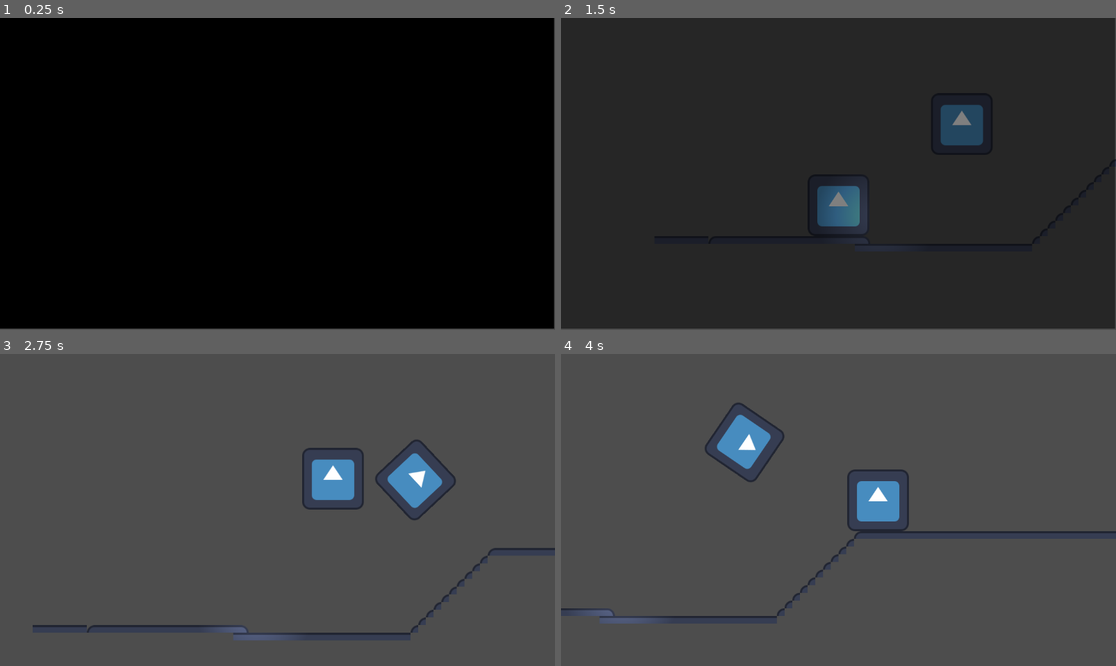
Above: before the commit, frames 1-4 (two rows, left to right).
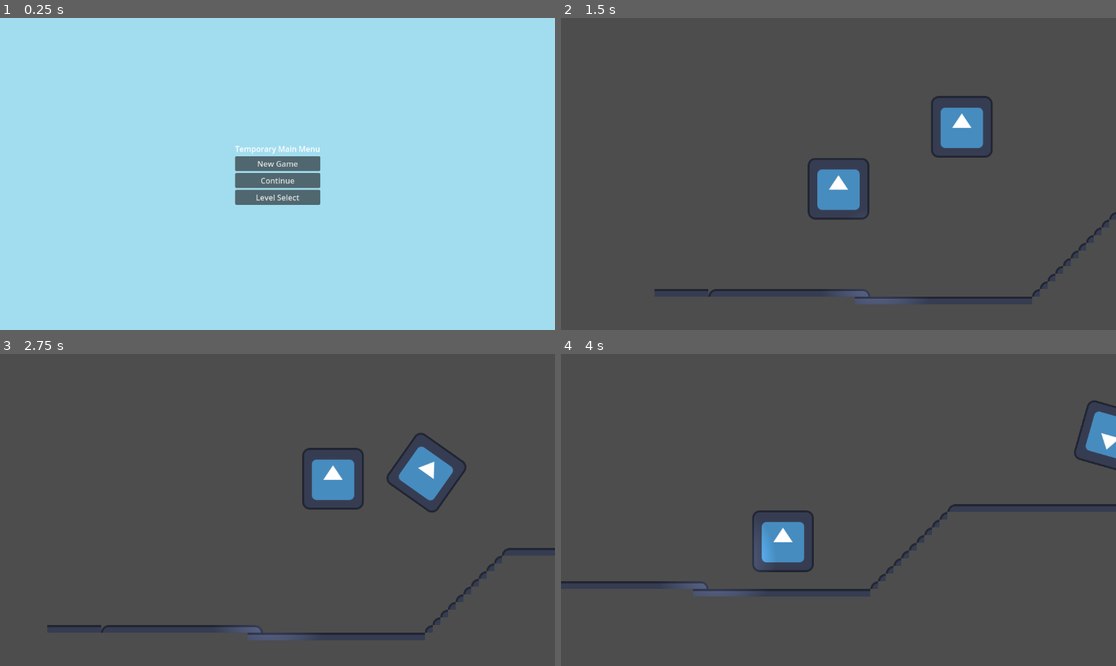
Above: after the commit, the same moments.

Repository: dustngroh/CapstoneProject
Game: Godot game, scene res://scenes/main/MainMenu.tscn
Two runs of this game, one before a commit and one after it. Both use one fixed random seed, a clock stepped at 60 frames per second and the inputs below. Before the commit the project starts from res://scenes/main/Game.tscn. The engine's default icon, where the game draws it, is replaced by a stand-in: a white triangle on a blue panel in a dark square.
Inputs (mouse positions are in pixels of both pictures, inside the frame that each line leads up to):
- Up to frame 1 (0.25 s): no input
- Up to frame 2 (1.5 s): click (838, 195) at 0.5 s, where only the run after the commit has a clickable "Level Select"; click (838, 164) at 1.25 s, where only the run after the commit has a clickable "New Game"
- Up to frame 3 (2.75 s): hold Right (walk_right) from 2.03 s (still down); tap Space (jump) at 2.27 s
- Up to frame 4 (4 s): tap Space (jump) at 3.02 s; release Right (walk_right) at 3.53 s; hold Left (walk_left) from 3.53 s (still down)

The runs differ from the first frame. In frame 1, 100% of the frame differs, in the area x 0-100%, y 0-100%; in frame 2, 98%; in frame 3, 1.8%; in frame 4, 6.9%.

Commit message:
Add main menu and results screen

Diff:
--- a/run-game/project.godot
+++ b/run-game/project.godot
@@ -11,7 +11,7 @@
 [application]
 
 config/name="Run Game"
-run/main_scene="res://scenes/main/Game.tscn"
+run/main_scene="res://scenes/main/MainMenu.tscn"
 config/features=PackedStringArray("4.3", "Forward Plus")
 config/icon="res://assets/icon.svg"
 
--- /dev/null
+++ b/run-game/scenes/common/ResultsScreen.tscn
@@ -0,0 +1,49 @@
+[gd_scene load_steps=2 format=3 uid="uid://dhikxsmxr43ju"]
+
+[ext_resource type="Script" path="res://scenes/common/results_screen.gd" id="1_1sxm1"]
+
+[node name="ResultsScreen" type="CanvasLayer"]
+script = ExtResource("1_1sxm1")
+
+[node name="Label" type="Label" parent="."]
+anchors_preset = 5
+anchor_left = 0.5
+anchor_right = 0.5
+offset_left = -62.0
+offset_top = 50.0
+offset_right = 62.0
+offset_bottom = 73.0
+grow_horizontal = 2
+text = "Level Complete!"
+
+[node name="NextLevelButton" type="Button" parent="."]
+anchors_preset = 8
+anchor_left = 0.5
+anchor_top = 0.5
+anchor_right = 0.5
+anchor_bottom = 0.5
+offset_left = -45.0
+offset_top = -15.5
+offset_right = 45.0
+offset_bottom = 15.5
+grow_horizontal = 2
+grow_vertical = 2
+text = "Next Level"
+
+[node name="MainMenuButton" type="Button" parent="."]
+anchors_preset = 8
+anchor_left = 0.5
+anchor_top = 0.5
+anchor_right = 0.5
+anchor_bottom = 0.5
+offset_left = -48.0
+offset_top = 34.5
+offset_right = 48.0
+offset_bottom = 65.5
+grow_horizontal = 2
+grow_vertical = 2
+text = "Main Menu
+"
+
+[connection signal="pressed" from="NextLevelButton" to="." method="_on_next_level_button_pressed"]
+[connection signal="pressed" from="MainMenuButton" to="." method="_on_main_menu_button_pressed"]
--- /dev/null
+++ b/run-game/scenes/common/results_screen.gd
@@ -0,0 +1,23 @@
+extends CanvasLayer
+
+var next_level
+
+# Called when the node enters the scene tree for the first time.
+func _ready() -> void:
+	self.visible = false
+
+
+# Called every frame. 'delta' is the elapsed time since the previous frame.
+func _process(delta: float) -> void:
+	pass
+
+func show_results(level):
+	next_level = level
+	self.visible = true
+
+func _on_next_level_button_pressed() -> void:
+	get_tree().change_scene_to_file(next_level)
+
+
+func _on_main_menu_button_pressed() -> void:
+	get_tree().change_scene_to_file("res://scenes/main/MainMenu.tscn")
--- /dev/null
+++ b/run-game/scenes/levels/test_levels/tile_map_layer.gd
@@ -0,0 +1,15 @@
+extends TileMapLayer
+
+
+# Called when the node enters the scene tree for the first time.
+func _ready() -> void:
+	pass # Replace with function body.
+
+
+# Called every frame. 'delta' is the elapsed time since the previous frame.
+func _process(delta: float) -> void:
+	pass
+
+
+func _on_win_zone_win() -> void:
+	$ResultsScreen.show_results("res://scenes/levels/test_levels/test_level.tscn")
--- a/run-game/scenes/levels/test_levels/tile_map_layer.tscn
+++ b/run-game/scenes/levels/test_levels/tile_map_layer.tscn
@@ -1,7 +1,9 @@
-[gd_scene load_steps=10 format=4 uid="uid://dc5myi4yc45i8"]
+[gd_scene load_steps=12 format=4 uid="uid://dc5myi4yc45i8"]
 
 [ext_resource type="Texture2D" uid="uid://c1080on1m3e5n" path="res://assets/icon.svg" id="1_dpelm"]
+[ext_resource type="Script" path="res://scenes/levels/test_levels/tile_map_layer.gd" id="2_hvhc2"]
 [ext_resource type="PackedScene" uid="uid://bh68ke5pd617u" path="res://entities/characters/player/character_body_2d.tscn" id="2_r2vip"]
+[ext_resource type="PackedScene" uid="uid://dhikxsmxr43ju" path="res://scenes/common/ResultsScreen.tscn" id="3_p1uea"]
 [ext_resource type="PackedScene" uid="uid://b83jnvp62cq81" path="res://entities/obstacles/dummy_ball.tscn" id="3_qdgnk"]
 [ext_resource type="Script" path="res://scenes/levels/test_levels/label.gd" id="4_xayh8"]
 [ext_resource type="PackedScene" uid="uid://c7dcnp2hndaih" path="res://scenes/common/win_zone.tscn" id="5_lxsac"]
@@ -90,6 +92,9 @@
 [node name="TestMap" type="TileMapLayer"]
 tile_map_data = PackedByteArray("AAAJAB0AAAADAAAAAAAKAB0AAAADAAAAAAALAB0AAAADAAAAAAAMAB0AAAADAAAAAAANAB0AAAADAAAAAAAOAB …(2080 unchanged characters)…
 tile_set = SubResource("TileSet_ejwer")
+script = ExtResource("2_hvhc2")
+
+[node name="ResultsScreen" parent="." instance=ExtResource("3_p1uea")]
 
 [node name="CharacterBody2D" parent="." instance=ExtResource("2_r2vip")]
 position = Vector2(398, 225)
@@ -112,4 +117,5 @@
 shadow_enabled = true
 texture = ExtResource("6_4g2ta")
 
+[connection signal="win" from="WinZone" to="." method="_on_win_zone_win"]
 [connection signal="win" from="WinZone" to="Label" method="_on_win_zone_win"]
--- /dev/null
+++ b/run-game/scenes/main/MainMenu.tscn
@@ -0,0 +1,56 @@
+[gd_scene load_steps=2 format=3 uid="uid://dlxl0dsaj7hws"]
+
+[ext_resource type="Script" path="res://scenes/main/main_menu.gd" id="1_otjms"]
+
+[node name="MainMenu" type="Control"]
+layout_mode = 3
+anchors_preset = 15
+anchor_right = 1.0
+anchor_bottom = 1.0
+grow_horizontal = 2
+grow_vertical = 2
+script = ExtResource("1_otjms")
+
+[node name="ColorRect" type="ColorRect" parent="."]
+layout_mode = 1
+anchors_preset = 15
+anchor_right = 1.0
+anchor_bottom = 1.0
+grow_horizontal = 2
+grow_vertical = 2
+color = Color(0.635228, 0.864985, 0.937127, 1)
+
+[node name="VBoxContainer" type="VBoxContainer" parent="."]
+layout_mode = 1
+anchors_preset = 8
+anchor_left = 0.5
+anchor_top = 0.5
+anchor_right = 0.5
+anchor_bottom = 0.5
+offset_left = -88.5
+offset_top = -64.0
+offset_right = 88.5
+offset_bottom = 64.0
+grow_horizontal = 2
+grow_vertical = 2
+
+[node name="MainMenuLabel" type="Label" parent="VBoxContainer"]
+layout_mode = 2
+text = "Temporary Main Menu"
+horizontal_alignment = 1
+
+[node name="NewGameButton" type="Button" parent="VBoxContainer"]
+layout_mode = 2
+text = "New Game"
+
+[node name="ContinueButton" type="Button" parent="VBoxContainer"]
+layout_mode = 2
+text = "Continue"
+
+[node name="LevelSelectButton" type="Button" parent="VBoxContainer"]
+layout_mode = 2
+text = "Level Select"
+
+[connection signal="pressed" from="VBoxContainer/NewGameButton" to="." method="_on_new_game_button_pressed"]
+[connection signal="pressed" from="VBoxContainer/ContinueButton" to="." method="_on_continue_button_pressed"]
+[connection signal="pressed" from="VBoxContainer/LevelSelectButton" to="." method="_on_level_select_button_pressed"]
--- /dev/null
+++ b/run-game/scenes/main/main_menu.gd
@@ -0,0 +1,23 @@
+extends Control
+
+
+# Called when the node enters the scene tree for the first time.
+func _ready() -> void:
+	pass # Replace with function body.
+
+
+# Called every frame. 'delta' is the elapsed time since the previous frame.
+func _process(delta: float) -> void:
+	pass
+
+
+func _on_new_game_button_pressed() -> void:
+	get_tree().change_scene_to_file("res://scenes/levels/test_levels/tile_map_layer.tscn")
+
+
+func _on_continue_button_pressed() -> void:
+	pass # Replace with function body.
+
+
+func _on_level_select_button_pressed() -> void:
+	pass # Replace with function body.
